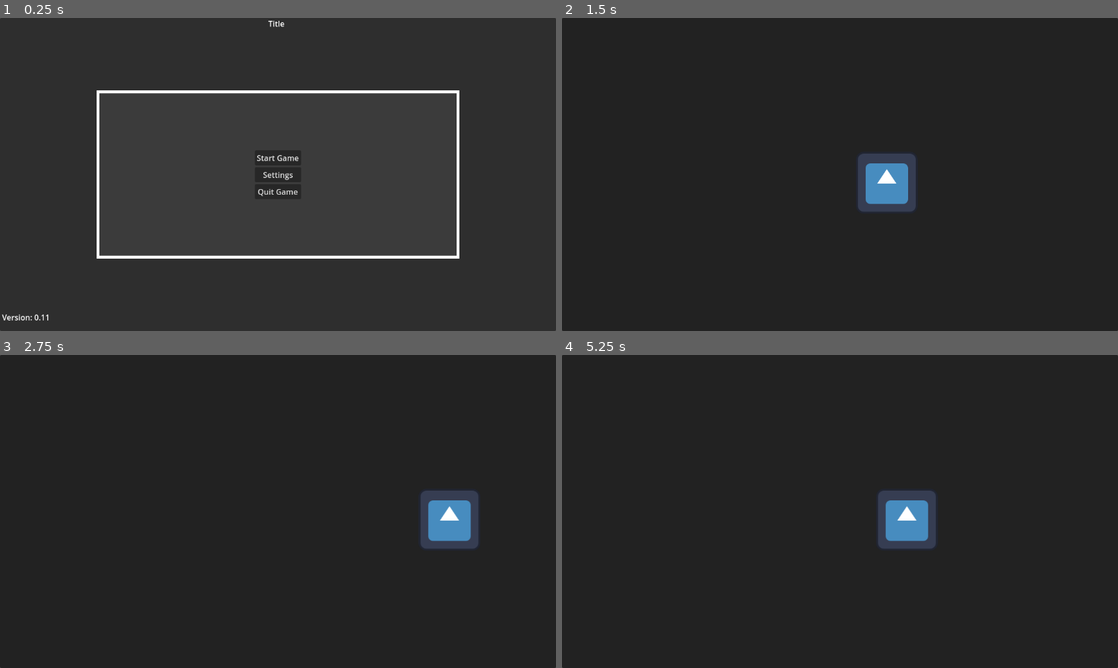
Above: before the commit, frames 1-4 (two rows, left to right).
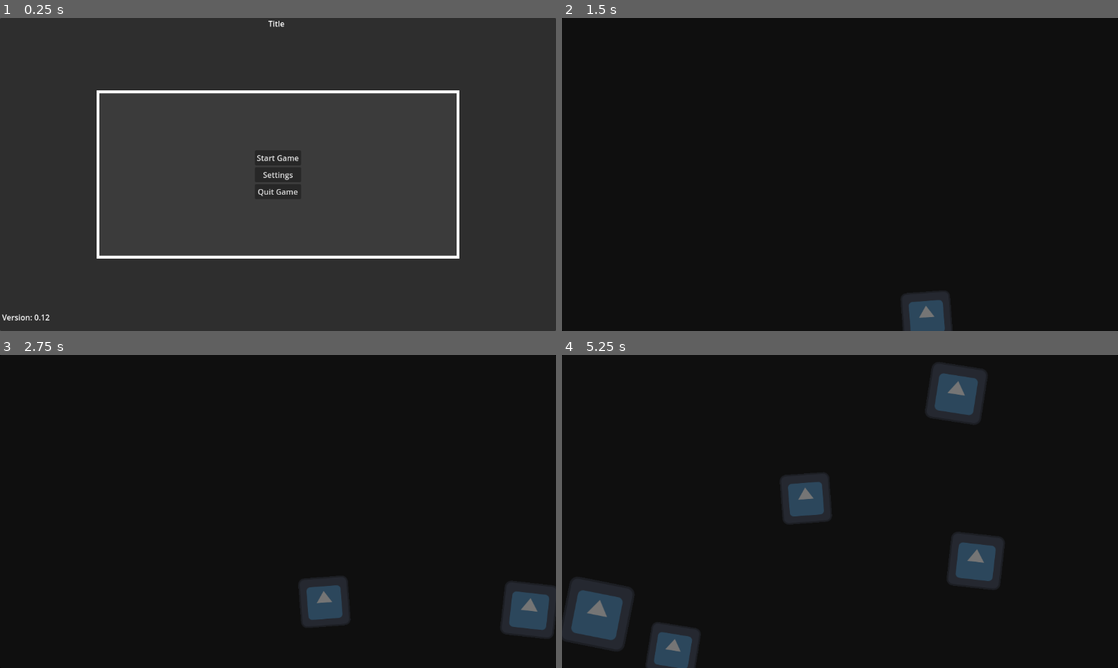
Above: after the commit, the same moments.

Repository: markusweiss/godot-template
Game: Godot game, scene res://start.tscn
Same seed, same stepped clock (60 frames per second), same inputs: the game is played once before the commit and once after it. The project has no main scene, so this scene is started directly. The engine's default icon, where the game draws it, is replaced by a stand-in: a white triangle on a blue panel in a dark square. Sound files missing from this copy of the repository are replaced by a short silence.
Inputs (mouse positions are in pixels of both pictures, inside the frame that each line leads up to):
- Up to frame 1 (0.25 s): no input
- Up to frame 2 (1.5 s): click "Start Game" at 0.5 s; move the mouse to (962, 158) at 1.27 s; hold Right (move_right) from 1.28 s (still down); click (962, 158) at 1.42 s
- Up to frame 3 (2.75 s): release Right (move_right) at 2 s; drag from (166, 527) to (250, 574) at 2.02 s
- Up to frame 4 (5.25 s): move the mouse to (895, 442) at 2.77 s; hold Right (move_right) 2.78-3.5 s; click (895, 442) at 2.92 s; drag from (812, 574) to (673, 464) at 3.52 s; move the mouse to (1006, 558) at 4.27 s; hold Left (move_left) 4.28-5 s; click (1006, 558) at 4.42 s; drag from (673, 464) to (756, 433) at 5.02 s

The runs differ from the first frame. In frame 1, less than 0.1% of the frame differs, in the area x 8-9%, y 94-97%; in frame 2, 2.8%; in frame 3, 3.6%; in frame 4, 6.2%, in the area x 0-100%, y 0-100%.

Commit message:
add testlevel for gamejam and spawn function

Diff:
--- a/autoloads/globals.gd
+++ b/autoloads/globals.gd
@@ -1,6 +1,6 @@
 extends Node
 
-const VERSION : float = 0.11
+const VERSION : float = 0.12
 
 @onready var SFX_BUS_ID = AudioServer.get_bus_index("SFX")
 @onready var MUSIC_BUS_ID = AudioServer.get_bus_index("Music")
--- /dev/null
+++ b/features/Enemys/fly.gd
@@ -0,0 +1,75 @@
+extends Area2D
+
+@onready var sprite = $AnimatedSprite2D
+
+var speed := Vector2.ZERO
+var screen_size : Vector2
+var is_clickable := true  # Kann deaktiviert werden, wenn nötig
+
+func _ready():
+	randomize()
+	screen_size = get_viewport_rect().size
+	setup_spawn()
+	sprite.play("fliegen")
+
+	mouse_entered.connect(_on_mouse_entered)
+	mouse_exited.connect(_on_mouse_exited)
+	input_event.connect(_on_input_event)
+
+func setup_spawn():
+	# Zufällige Startposition an einem der Bildschirmränder
+	var start_side = randi() % 4
+	var target_pos : Vector2
+
+	match start_side:
+		0:  # Rechts
+			position = Vector2(screen_size.x + 50, randf_range(0, screen_size.y))
+			target_pos = Vector2(-50, randf_range(0, screen_size.y))
+		1:  # Links
+			position = Vector2(-50, randf_range(0, screen_size.y))
+			target_pos = Vector2(screen_size.x + 50, randf_range(0, screen_size.y))
+		2:  # Oben
+			position = Vector2(randf_range(0, screen_size.x), -50)
+			target_pos = Vector2(randf_range(0, screen_size.x), screen_size.y + 50)
+		3:  # Unten
+			position = Vector2(randf_range(0, screen_size.x), screen_size.y + 50)
+			target_pos = Vector2(randf_range(0, screen_size.x), -50)
+
+	# Zufällige Geschwindigkeitsvariation
+	var base_speed = randf_range(100, 500)
+	# Richtungsvektor zur Zielposition berechnen
+	var direction = (target_pos - position).normalized()
+	speed = direction * base_speed
+
+	# Zusätzliche Zufallswerte
+	scale = Vector2.ONE * randf_range(0.8, 1.2)
+	rotation = randf_range(-0.3, 0.4)
+
+func _process(delta):
+	position += speed * delta
+	# Löschen wenn außerhalb mit Puffer
+	if position.x < -150 or position.x > screen_size.x + 150 or position.y < -150 or position.y > screen_size.y + 150:
+		queue_free()
+
+signal fly_clicked
+
+func _on_input_event(viewport, event, shape_idx):
+	if not is_clickable:
+		return
+
+	if event is InputEventMouseButton and event.pressed and event.button_index == MOUSE_BUTTON_LEFT:
+		print("Fly clicked and destroyed!")
+		# Optional: Effekt vor dem Löschen abspielen
+		#sprite.play("explode")  # Angenommen Sie haben eine Animation namens "explode"
+		#await sprite.animation_finished
+		fly_clicked.emit()
+		queue_free()
+
+func _on_mouse_entered():
+	# Optional: Mouse-over Effekt
+	if is_clickable:
+		sprite.modulate = Color(1.2, 1.2, 1.2)  # Leicht aufhellen
+
+func _on_mouse_exited():
+	# Farbe zurücksetzen
+	sprite.modulate = Color.WHITE
--- /dev/null
+++ b/features/Enemys/fly.tscn
@@ -0,0 +1,34 @@
+[gd_scene load_steps=5 format=3 uid="uid://c43ylvgo7177g"]
+
+[ext_resource type="Script" uid="uid://wb6uw1jqlodj" path="res://features/Enemys/fly.gd" id="1_j1s6g"]
+[ext_resource type="Texture2D" uid="uid://d0u7ibrqee6bi" path="res://features/player/assets/images/icon.svg" id="2_b0l3r"]
+
+[sub_resource type="SpriteFrames" id="SpriteFrames_rg8gr"]
+animations = [{
+"frames": [],
+"loop": true,
+"name": &"default",
+"speed": 5.0
+}, {
+"frames": [{
+"duration": 1.0,
+"texture": ExtResource("2_b0l3r")
+}],
+"loop": true,
+"name": &"fliegen",
+"speed": 5.0
+}]
+
+[sub_resource type="RectangleShape2D" id="RectangleShape2D_acdtr"]
+size = Vector2(216, 153)
+
+[node name="Fly" type="Area2D"]
+script = ExtResource("1_j1s6g")
+
+[node name="AnimatedSprite2D" type="AnimatedSprite2D" parent="."]
+sprite_frames = SubResource("SpriteFrames_rg8gr")
+animation = &"fliegen"
+
+[node name="CollisionShape2D" type="CollisionShape2D" parent="."]
+position = Vector2(8, -7)
+shape = SubResource("RectangleShape2D_acdtr")
--- a/features/UI/main_menu/main_menu.gd
+++ b/features/UI/main_menu/main_menu.gd
@@ -1,6 +1,6 @@
 extends CanvasLayer
 
-var test_level_scene:PackedScene = preload("res://features/levels/test_level.tscn")
+var test_level_scene:PackedScene = preload("res://features/levels/test_fly_game.tscn")
 var test_level = null
 
 
--- /dev/null
+++ b/features/levels/test_fly_game.gd
@@ -0,0 +1,30 @@
+# In der Main-Szene (Main.gd)
+extends Node2D
+
+@export var fliege_scene : PackedScene = preload("res://features/Enemys/fly.tscn")
+@export var min_spawn_time : float = 0.8
+@export var max_spawn_time : float = 1.5
+
+func _ready():
+	randomize()
+	$Panel/SpawnFlyTimer.timeout.connect(_spawn_fliege)
+	$Panel/SpawnFlyTimer.start(randf_range(min_spawn_time, max_spawn_time))
+
+func _spawn_fliege():
+	var fliege = fliege_scene.instantiate()
+	fliege.input_pickable = true  # Explizit aktivieren
+	add_child(fliege)
+	fliege.fly_clicked.connect(_on_fly_clicked)
+
+	fliege.input_pickable = true
+	fliege.monitoring = true
+	fliege.monitorable = true
+
+	print("Fliege instanziiert, Pickable:", fliege.input_pickable)
+
+	#fliege.connect("clicked", Callable(self, "_on_input_event"))
+	$Panel/SpawnFlyTimer.start(randf_range(min_spawn_time, max_spawn_time))  # Neuen Timer mit zufälliger Zeit starten
+
+func _on_fly_clicked():
+	print("Fliege geklickt (via Signal)")
+	# Punkte addieren etc.
--- /dev/null
+++ b/features/levels/test_fly_game.tscn
@@ -0,0 +1,20 @@
+[gd_scene load_steps=4 format=3 uid="uid://de2f4iob4u2sm"]
+
+[ext_resource type="Script" uid="uid://brijnvps7f5c1" path="res://features/levels/test_fly_game.gd" id="1_acdtr"]
+[ext_resource type="PackedScene" uid="uid://c43ylvgo7177g" path="res://features/Enemys/fly.tscn" id="2_rg8gr"]
+
+[sub_resource type="StyleBoxFlat" id="StyleBoxFlat_i5udf"]
+bg_color = Color(0, 0, 0, 1)
+
+[node name="TestFlyGame" type="Node2D"]
+script = ExtResource("1_acdtr")
+
+[node name="Panel" type="Panel" parent="."]
+offset_right = 2304.0
+offset_bottom = 1296.0
+mouse_filter = 2
+theme_override_styles/panel = SubResource("StyleBoxFlat_i5udf")
+
+[node name="SpawnFlyTimer" type="Timer" parent="Panel"]
+
+[node name="Fly" parent="Panel" instance=ExtResource("2_rg8gr")]
Not shown, added: features/Enemys/fly.gd.uid
Not shown, added: features/levels/test_fly_game.gd.uid
